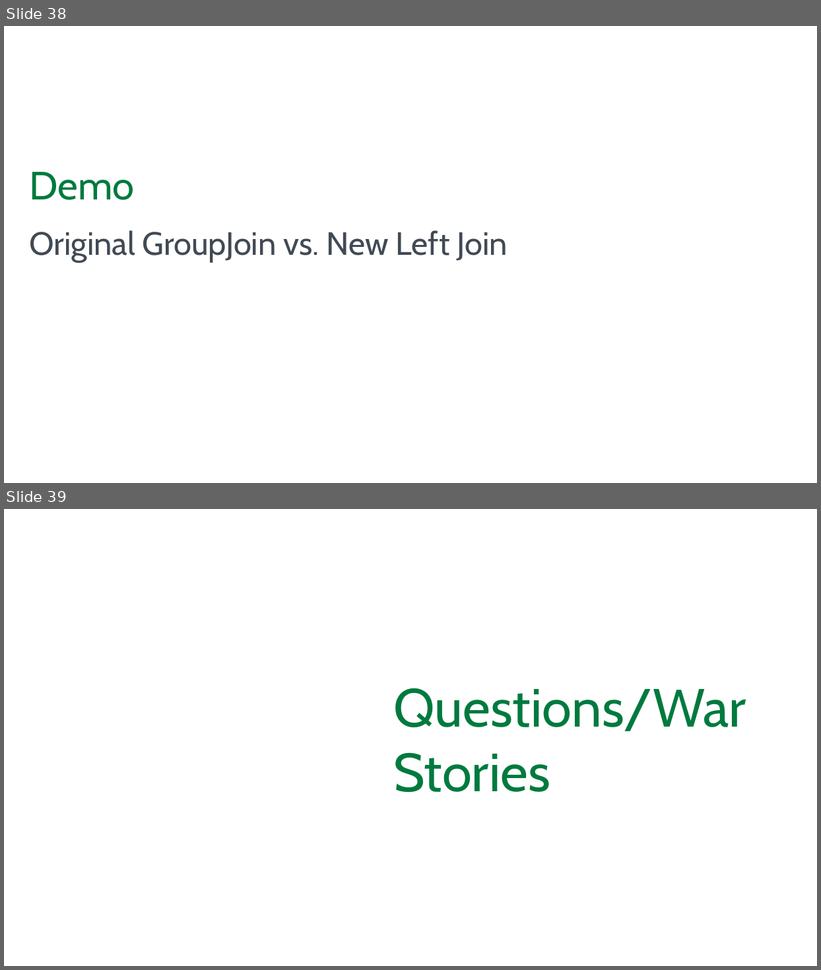
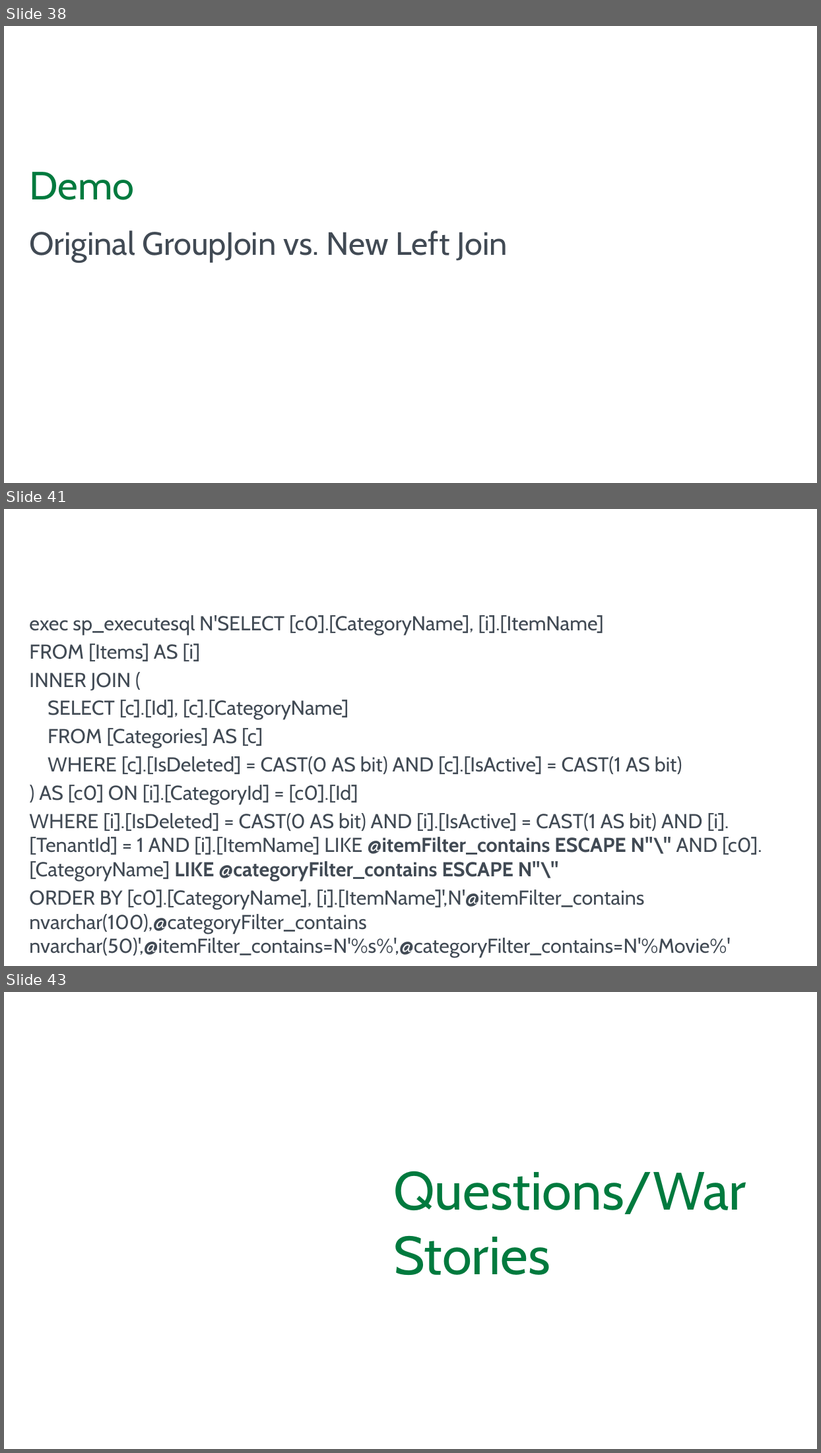
Before and after one commit to blgorman/SQLSaturdayMinnesota2025, a slide deck: RealWorldEF.pptx. Shown one above the other, each under a label of ours: slides 38 and 39 before the commit, slides 38, 41 and 43 after it; the slides between them are not shown. The pictures are 821x970 and 821x1453 pixels, drawn with LibreOffice and Linux fonts; fonts in the diff are those of the drawing; background and template pictures are left out. Boxes give left, top, right and bottom in pixels: in the first picture for what was removed or moved away, otherwise in the second. Text is boxed around its words. In the diff, an @@ line names an element or a change of style, - is before the commit and + after.

```diff
--- a/RealWorldEF.pptx
+++ b/RealWorldEF.pptx
@@ slide 41 added at (4, 509, 817, 966), background #FFFFFF @@
@@ text added at (29, 615, 762, 934), 22.5 pt, text #414A54 @@
+exec sp_executesql N'SELECT [c0].[CategoryName], [i].[ItemName]
+FROM [Items] AS [i]
+INNER JOIN (
+SELECT [c].[Id], [c].[CategoryName]
+FROM [Categories] AS [c]
+WHERE [c].[IsDeleted] = CAST(0 AS bit) AND [c].[IsActive] = CAST(1 AS bit)
+) AS [c0] ON [i].[CategoryId] = [c0].[Id]
+WHERE [i].[IsDeleted] = CAST(0 AS bit) AND [i].[IsActive] = CAST(1 AS bit) AND [i].[TenantId] = 1 AND [i].[ItemName] LIKE @itemFilter_contains ESCAPE N''\'' AND [c0].[CategoryName] LIKE @categoryFilter_contains ESCAPE N''\''
+ORDER BY [c0].[CategoryName], [i].[ItemName]',N'@itemFilter_contains nvarchar(100),@categoryFilter_contains nvarchar(50)',@itemFilter_contains=N'%s%',@categoryFilter_contains=N'%Movie%'
@@ what was slide 39 is now slide 43 @@
```
Also in this commit, not shown: 2 slides changed, 3 other slides added, 2 other files.
